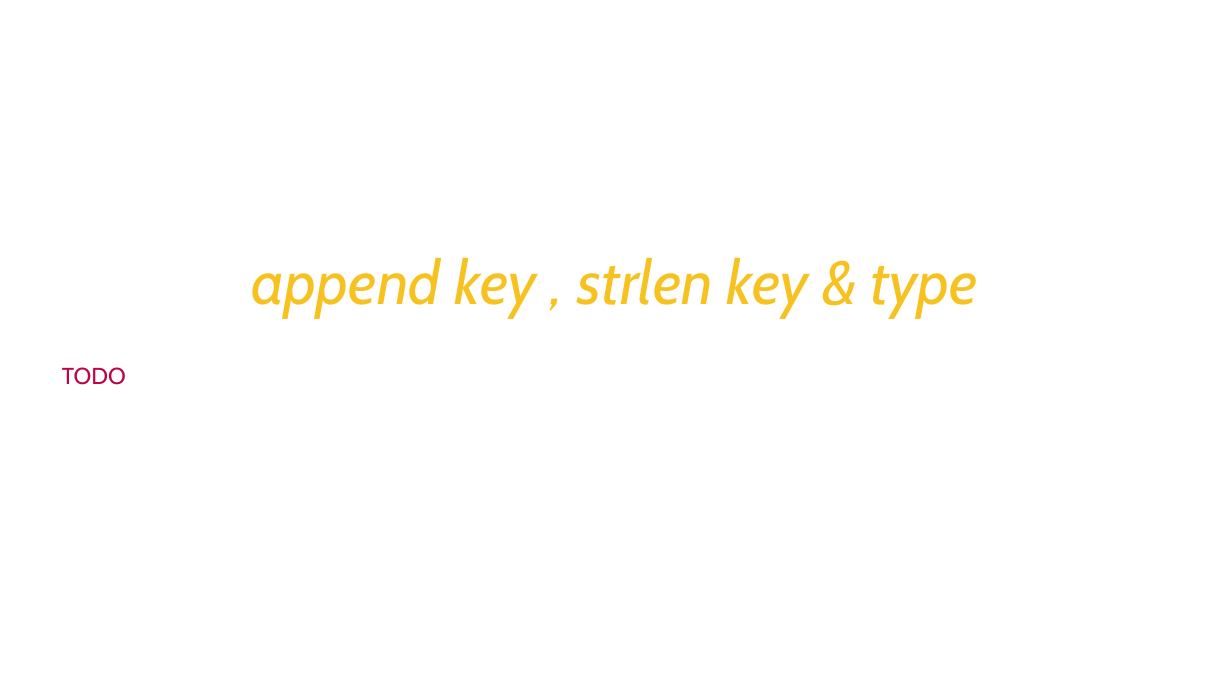
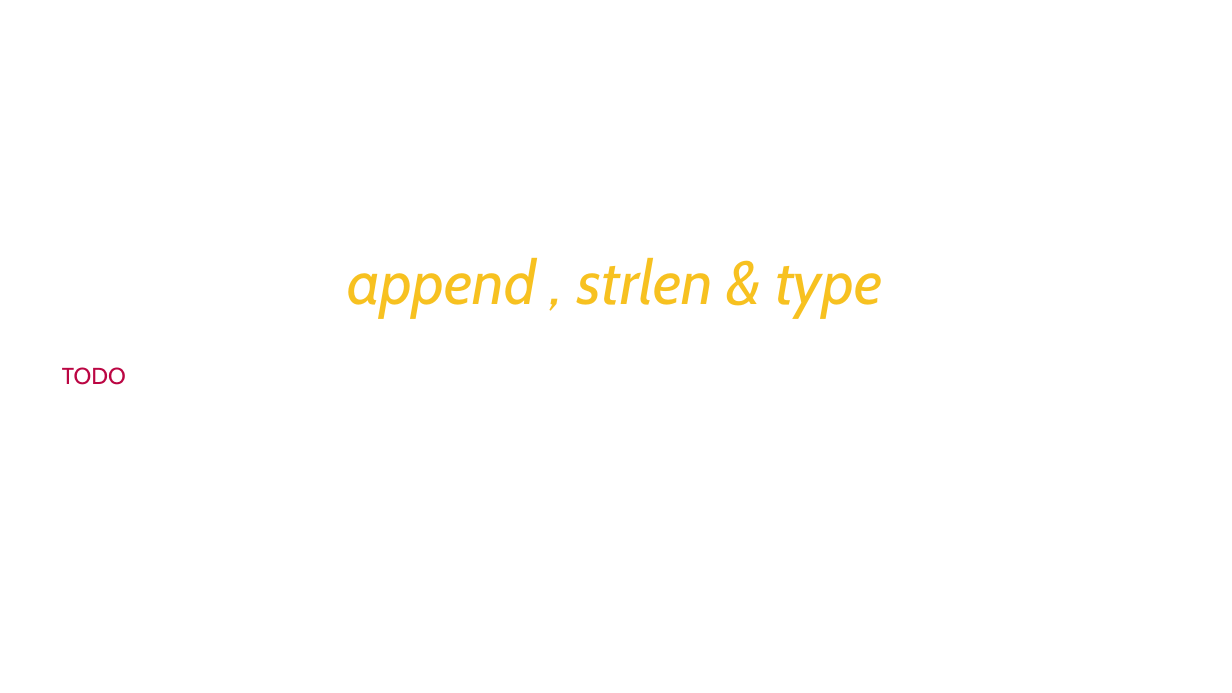
Before and after one commit to Saleel-Bagde/PPT-s, a slide deck: slide 29 of redis Ver2.pptx. Drawn at 1232x693 pixels with LibreOffice and Linux fonts; fonts in the diff are those of the drawing. Boxes give left, top, right and bottom in pixels: in the first picture for what was removed or moved away, otherwise in the second. Text is boxed around its words. In the diff, an @@ line names an element or a change of style, - is before the commit and + after.

```diff
--- a/redis Ver2.pptx
+++ b/redis Ver2.pptx
@@ text at [347,257,882,318]: text changed @@
-append key , strlen key & type
+append , strlen & type
```
Also in this commit, not shown: 52 other slides changed, 3 slides added.
